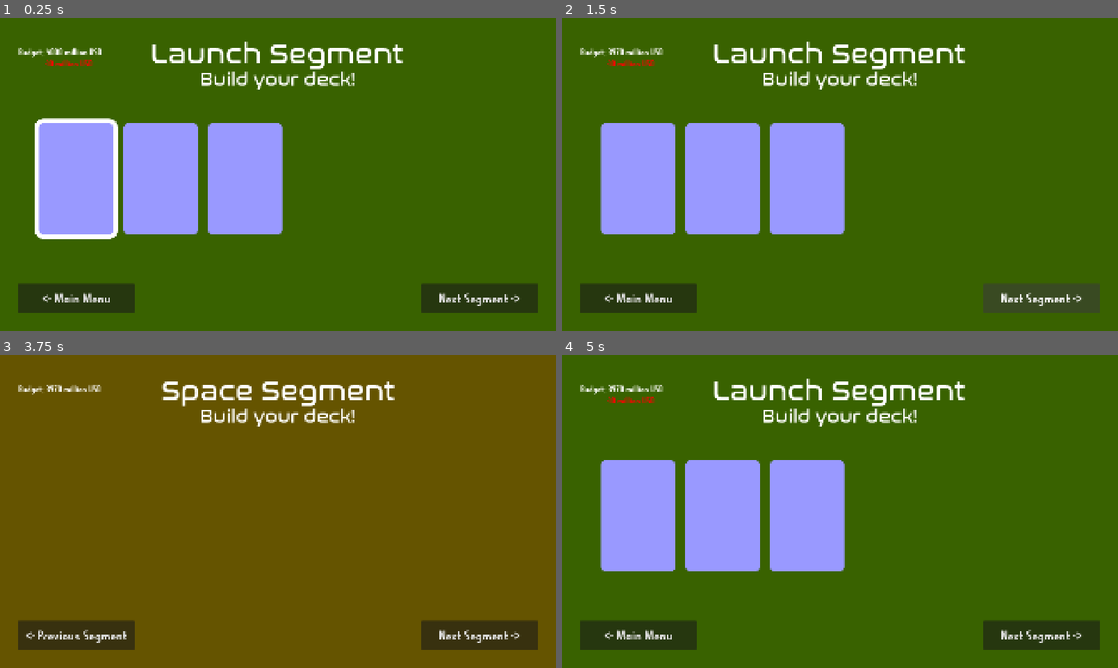
Above: before the commit, frames 1-4 (two rows, left to right).
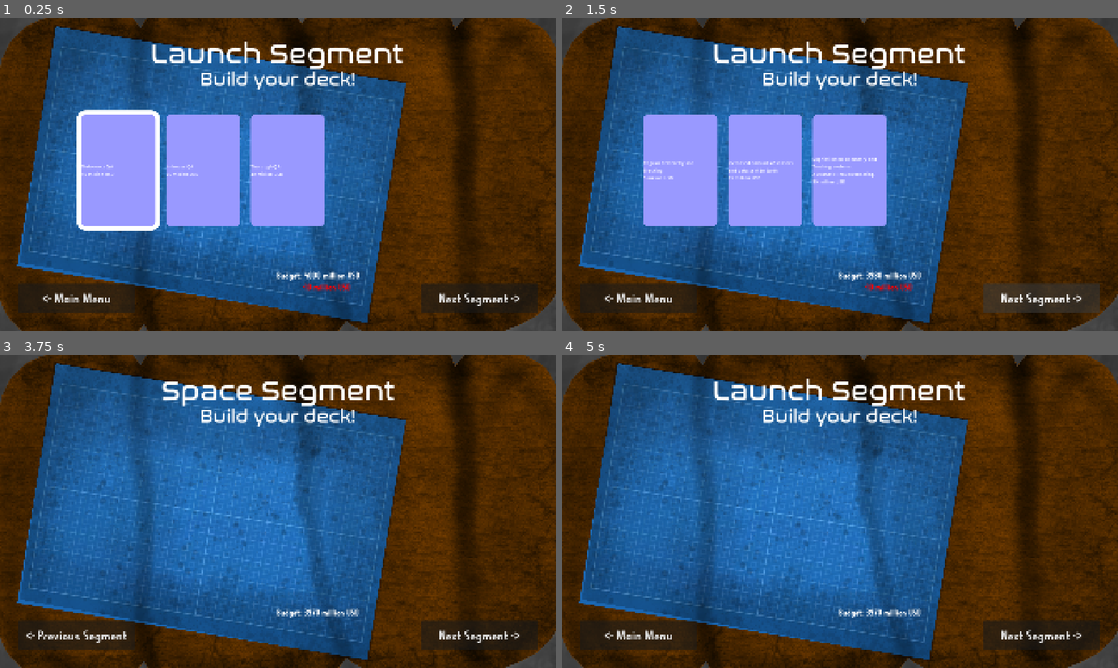
Above: after the commit, the same moments.

Repository: Argentumic/smdg
Game: Godot game, scene res://main.tscn
The game is run twice, just before and just after one commit, with the same random seed, the same clock (stepped at 60 frames per second) and the same inputs. The engine's default icon, where the game draws it, is replaced by a stand-in: a white triangle on a blue panel in a dark square.
Inputs:
- Up to frame 1 (0.25 s): no input
- Up to frame 2 (1.5 s): click "Next Segment ->" at 0.5 s; click "Next Segment ->" at 1.25 s
- Up to frame 3 (3.75 s): click "<- Previous Segment" at 2 s; click "<- Previous Segment" at 2.75 s; click "Next Segment ->" at 3.5 s
- Up to frame 4 (5 s): click "<- Previous Segment" at 4.25 s

The runs differ from the first frame. In frame 1, 88% of the frame differs, in the area x 0-100%, y 0-100%; in frame 2, 88%; in frame 3, 95%; in frame 4, 97%.

Commit message:
pre card framework

Diff:
--- a/cards.gd
+++ b/Scripts/cards.gd
@@ -1,12 +1,7 @@
 extends HBoxContainer
 
 @onready var picked_card = $Card;
-@onready var cost: RichTextLabel = $"../Cost"
-
-# Called when the node enters the scene tree for the first time.
-func _ready() -> void:
-	next_card_set();
-
+@onready var cost: RichTextLabel = $"../../../Cost"
 
 # Called every frame. 'delta' is the elapsed time since the previous frame.
 func _process(delta: float) -> void:
@@ -17,7 +12,7 @@
 			card.higlight.visible = true
 			cost.text = str("[color=red]-", card.cost, " million USD")
 
-var phase:int = -1;
+var phase:int = 0;
 @onready var phase_cards = [[$Card,$Card2,$Card3],[$Card4,$Card5,$Card6],[$Card7,$Card8,$Card9]]
 
 func next_card_set() -> bool:
@@ -26,9 +21,11 @@
 	if phase < len(phase_cards):
 		for arr in phase_cards:
 			for card in arr:
-				card.visible = false
+				card.visible = false;
 		for card in phase_cards[phase]:
 			card.visible = true;
-		return true
+		return true;
 	else:
-		return false
+		cost.clear();
+		visible = false;
+		return false;
--- a/space_mission_design.gd
+++ b/Scripts/space_mission_design.gd
@@ -9,13 +9,11 @@
 
 # Called every frame. 'delta' is the elapsed time since the previous frame.
 func _process(delta: float) -> void:
-	pass
+	$Budget.text = str("Budget: ",budget," million USD")
 
 @onready var launch_segment: Control = $LaunchSegment
 func _on_launch_segment_next_pressed() -> void:
-	if $LaunchSegment/BG/Cards.next_card_set():
-		$Budget.text = str("Budget: ",budget," million USD")
-	else:
+	if !$LaunchSegment/BG/Cards.next_card_set():
 		launch_segment.visible = false;
 
 @onready var space_segment: Control = $SpaceSegment
--- a/main.tscn
+++ b/main.tscn
@@ -1,18 +1,19 @@
 [gd_scene format=3 uid="uid://cxmpat2wmbsae"]
 
-[ext_resource type="Script" uid="uid://8xf0ebg7ooho" path="res://camera_3d.gd" id="1_0xm2m"]
+[ext_resource type="Script" uid="uid://8xf0ebg7ooho" path="res://Scripts/camera_3d.gd" id="1_0xm2m"]
 [ext_resource type="Texture2D" uid="uid://b1edygjakmxqd" path="res://icon.svg" id="1_ig7tw"]
 [ext_resource type="PackedScene" uid="uid://drc7xcxfrgmd6" path="res://3dModels/earth/scene.gltf" id="2_dg77c"]
-[ext_resource type="Texture2D" uid="uid://ch7my7c3d2mxk" path="res://stars.png" id="2_efxa6"]
-[ext_resource type="Script" uid="uid://cxq1l4u3ooxv7" path="res://rocket.gd" id="3_h2yge"]
-[ext_resource type="Script" uid="uid://c1noexiybov1v" path="res://progress.gd" id="4_1bvp3"]
-[ext_resource type="FontFile" uid="uid://bv1h1ih311a11" path="res://Nasalization Rg.otf" id="5_7mycd"]
-[ext_resource type="Script" uid="uid://xn3k40htoew8" path="res://space_mission_design.gd" id="5_272bh"]
+[ext_resource type="Texture2D" uid="uid://ch7my7c3d2mxk" path="res://Textures/stars.png" id="2_efxa6"]
+[ext_resource type="Script" uid="uid://cxq1l4u3ooxv7" path="res://Scripts/rocket.gd" id="3_h2yge"]
+[ext_resource type="Script" uid="uid://c1noexiybov1v" path="res://Scripts/progress.gd" id="4_1bvp3"]
+[ext_resource type="FontFile" uid="uid://bv1h1ih311a11" path="res://Fonts/Nasalization Rg.otf" id="5_7mycd"]
+[ext_resource type="Script" uid="uid://xn3k40htoew8" path="res://Scripts/space_mission_design.gd" id="5_272bh"]
 [ext_resource type="Theme" uid="uid://brkhbiirf1aky" path="res://theme.tres" id="6_272bh"]
 [ext_resource type="PackedScene" uid="uid://mslhv6tpkh12" path="res://3dModels/sun/sun.gltf" id="6_ycdy4"]
-[ext_resource type="Script" uid="uid://brbdx40ewd1mj" path="res://cards.gd" id="8_4c57u"]
-[ext_resource type="FontFile" uid="uid://dhgrqh1hmvb3d" path="res://Fragile Bombers.otf" id="8_5vw27"]
-[ext_resource type="Script" uid="uid://c6jjxnov5p2jb" path="res://card.gd" id="8_kek77"]
+[ext_resource type="Script" uid="uid://brbdx40ewd1mj" path="res://Scripts/cards.gd" id="8_4c57u"]
+[ext_resource type="FontFile" uid="uid://dhgrqh1hmvb3d" path="res://Fonts/Fragile Bombers.otf" id="8_5vw27"]
+[ext_resource type="Script" uid="uid://c6jjxnov5p2jb" path="res://Scripts/card.gd" id="8_kek77"]
+[ext_resource type="Texture2D" uid="uid://dalpho2e5oiwb" path="res://Textures/table.png" id="11_w48qg"]
 
 [sub_resource type="StandardMaterial3D" id="StandardMaterial3D_mti6b"]
 disable_ambient_light = true
@@ -95,14 +96,14 @@
 grow_horizontal = 2
 grow_vertical = 2
 
-[node name="BG" type="ColorRect" parent="SpaceMissionDesign/UserSegment" unique_id=443385952]
-layout_mode = 1
-anchors_preset = 15
-anchor_right = 1.0
-anchor_bottom = 1.0
-grow_horizontal = 2
-grow_vertical = 2
-color = Color(0.637552, 0, 0.082606696, 1)
+[node name="BG" type="TextureRect" parent="SpaceMissionDesign/UserSegment" unique_id=1962189449]
+layout_mode = 1
+anchors_preset = 15
+anchor_right = 1.0
+anchor_bottom = 1.0
+grow_horizontal = 2
+grow_vertical = 2
+texture = ExtResource("11_w48qg")
 
 [node name="Title" type="RichTextLabel" parent="SpaceMissionDesign/UserSegment/BG" unique_id=1207610895]
 layout_mode = 1
@@ -173,14 +174,14 @@
 grow_horizontal = 2
 grow_vertical = 2
 
-[node name="BG" type="ColorRect" parent="SpaceMissionDesign/GroundSegment" unique_id=194671940]
-layout_mode = 1
-anchors_preset = 15
-anchor_right = 1.0
-anchor_bottom = 1.0
-grow_horizontal = 2
-grow_vertical = 2
-color = Color(0.5484931, 0.2175765, 0, 1)
+[node name="BG" type="TextureRect" parent="SpaceMissionDesign/GroundSegment" unique_id=806431313]
+layout_mode = 1
+anchors_preset = 15
+anchor_right = 1.0
+anchor_bottom = 1.0
+grow_horizontal = 2
+grow_vertical = 2
+texture = ExtResource("11_w48qg")
 
 [node name="Title" type="RichTextLabel" parent="SpaceMissionDesign/GroundSegment/BG" unique_id=1763033849]
 layout_mode = 1
@@ -251,14 +252,14 @@
 grow_horizontal = 2
 grow_vertical = 2
 
-[node name="BG" type="ColorRect" parent="SpaceMissionDesign/SpaceSegment" unique_id=1316980955]
-layout_mode = 1
-anchors_preset = 15
-anchor_right = 1.0
-anchor_bottom = 1.0
-grow_horizontal = 2
-grow_vertical = 2
-color = Color(0.3960673, 0.32936078, 0, 1)
+[node name="BG" type="TextureRect" parent="SpaceMissionDesign/SpaceSegment" unique_id=408953206]
+layout_mode = 1
+anchors_preset = 15
+anchor_right = 1.0
+anchor_bottom = 1.0
+grow_horizontal = 2
+grow_vertical = 2
+texture = ExtResource("11_w48qg")
 
 [node name="Title" type="RichTextLabel" parent="SpaceMissionDesign/SpaceSegment/BG" unique_id=2093708545]
 layout_mode = 1
@@ -329,14 +330,14 @@
 grow_horizontal = 2
 grow_vertical = 2
 
-[node name="BG" type="ColorRect" parent="SpaceMissionDesign/LaunchSegment" unique_id=904940294]
-layout_mode = 1
-anchors_preset = 15
-anchor_right = 1.0
-anchor_bottom = 1.0
-grow_horizontal = 2
-grow_vertical = 2
-color = Color(0.224644, 0.38654384, 0, 1)
+[node name="BG" type="TextureRect" parent="SpaceMissionDesign/LaunchSegment" unique_id=396435224]
+layout_mode = 1
+anchors_preset = 15
+anchor_right = 1.0
+anchor_bottom = 1.0
+grow_horizontal = 2
+grow_vertical = 2
+texture = ExtResource("11_w48qg")
 
 [node name="Title" type="RichTextLabel" parent="SpaceMissionDesign/LaunchSegment/BG" unique_id=930192402]
 layout_mode = 1
@@ -401,10 +402,10 @@
 
 [node name="Cards" type="HBoxContainer" parent="SpaceMissionDesign/LaunchSegment/BG" unique_id=892247670]
 layout_mode = 0
-offset_left = 119.0
-offset_top = 347.0
-offset_right = 1035.0
-offset_bottom = 857.0
+offset_left = 265.0
+offset_top = 318.0
+offset_right = 1181.0
+offset_bottom = 828.0
 script = ExtResource("8_4c57u")
 
 [node name="Card" type="Control" parent="SpaceMissionDesign/LaunchSegment/BG/Cards" unique_id=1144806962]
@@ -443,6 +444,11 @@
 mouse_filter = 1
 theme_override_styles/panel = SubResource("StyleBoxFlat_mti6b")
 
+[node name="Label" type="Label" parent="SpaceMissionDesign/LaunchSegment/BG/Cards/Card/Card" unique_id=1170627957]
+layout_mode = 2
+text = "Outsource QA
+10 million USD"
+
 [node name="Card2" type="Control" parent="SpaceMissionDesign/LaunchSegment/BG/Cards" unique_id=1471873966]
 custom_minimum_size = Vector2(288, 416)
 custom_maximum_size = Vector2(288, 416)
@@ -479,6 +485,11 @@
 mouse_filter = 1
 theme_override_styles/panel = SubResource("StyleBoxFlat_mti6b")
 
+[node name="Label" type="Label" parent="SpaceMissionDesign/LaunchSegment/BG/Cards/Card2/Card" unique_id=1394005331]
+layout_mode = 2
+text = "In-house QA
+25 million USD"
+
 [node name="Card3" type="Control" parent="SpaceMissionDesign/LaunchSegment/BG/Cards" unique_id=862980537]
 custom_minimum_size = Vector2(288, 416)
 custom_maximum_size = Vector2(288, 416)
@@ -515,14 +526,20 @@
 mouse_filter = 1
 theme_override_styles/panel = SubResource("StyleBoxFlat_mti6b")
 
+[node name="Label" type="Label" parent="SpaceMissionDesign/LaunchSegment/BG/Cards/Card3/Card" unique_id=807800506]
+layout_mode = 2
+text = "Thorough QA
+40 million USD"
+
 [node name="Card4" type="Control" parent="SpaceMissionDesign/LaunchSegment/BG/Cards" unique_id=1455473869]
+visible = false
 custom_minimum_size = Vector2(288, 416)
 custom_maximum_size = Vector2(288, 416)
 layout_mode = 2
 tooltip_text = "Thorough QA
 40 million USD"
 script = ExtResource("8_kek77")
-cost = 40
+cost = 3
 
 [node name="Panel" type="Panel" parent="SpaceMissionDesign/LaunchSegment/BG/Cards/Card4" unique_id=1867363584]
 visible = false
@@ -551,14 +568,20 @@
 mouse_filter = 1
 theme_override_styles/panel = SubResource("StyleBoxFlat_mti6b")
 
+[node name="Label" type="Label" parent="SpaceMissionDesign/LaunchSegment/BG/Cards/Card4/Card" unique_id=759590221]
+layout_mode = 2
+text = "Standard payload assembly
+3 million USD"
+
 [node name="Card5" type="Control" parent="SpaceMissionDesign/LaunchSegment/BG/Cards" unique_id=2004798087]
+visible = false
 custom_minimum_size = Vector2(288, 416)
 custom_maximum_size = Vector2(288, 416)
 layout_mode = 2
 tooltip_text = "Thorough QA
 40 million USD"
 script = ExtResource("8_kek77")
-cost = 40
+cost = 12
 
 [node name="Panel" type="Panel" parent="SpaceMissionDesign/LaunchSegment/BG/Cards/Card5" unique_id=110576927]
 visible = false
@@ -587,14 +610,21 @@
 mouse_filter = 1
 theme_override_styles/panel = SubResource("StyleBoxFlat_mti6b")
 
+[node name="Label" type="Label" parent="SpaceMissionDesign/LaunchSegment/BG/Cards/Card5/Card" unique_id=327895596]
+layout_mode = 2
+text = "ISO-8 cleanroom payload
+assembly
+12 million USD"
+
 [node name="Card6" type="Control" parent="SpaceMissionDesign/LaunchSegment/BG/Cards" unique_id=2108766152]
+visible = false
 custom_minimum_size = Vector2(288, 416)
 custom_maximum_size = Vector2(288, 416)
 layout_mode = 2
 tooltip_text = "Thorough QA
 40 million USD"
 script = ExtResource("8_kek77")
-cost = 40
+cost = 20
 
 [node name="Panel" type="Panel" parent="SpaceMissionDesign/LaunchSegment/BG/Cards/Card6" unique_id=1297039756]
 visible = false
@@ -623,14 +653,21 @@
 mouse_filter = 1
 theme_override_styles/panel = SubResource("StyleBoxFlat_mti6b")
 
+[node name="Label" type="Label" parent="SpaceMissionDesign/LaunchSegment/BG/Cards/Card6/Card" unique_id=47704209]
+layout_mode = 2
+text = "Ultra clean ISO-5 cleanroom
+payload assembly
+20 million USD"
+
 [node name="Card7" type="Control" parent="SpaceMissionDesign/LaunchSegment/BG/Cards" unique_id=592972468]
+visible = false
 custom_minimum_size = Vector2(288, 416)
 custom_maximum_size = Vector2(288, 416)
 layout_mode = 2
 tooltip_text = "Thorough QA
 40 million USD"
 script = ExtResource("8_kek77")
-cost = 40
+cost = 5
 
 [node name="Panel" type="Panel" parent="SpaceMissionDesign/LaunchSegment/BG/Cards/Card7" unique_id=1378167187]
 visible = false
@@ -659,14 +696,21 @@
 mouse_filter = 1
 theme_override_styles/panel = SubResource("StyleBoxFlat_mti6b")
 
+[node name="Label" type="Label" parent="SpaceMissionDesign/LaunchSegment/BG/Cards/Card7/Card" unique_id=849037794]
+layout_mode = 2
+text = "Regular Telemetry and
+Tracking
+5 million USD"
+
 [node name="Card8" type="Control" parent="SpaceMissionDesign/LaunchSegment/BG/Cards" unique_id=1929027516]
+visible = false
 custom_minimum_size = Vector2(288, 416)
 custom_maximum_size = Vector2(288, 416)
 layout_mode = 2
 tooltip_text = "Thorough QA
 40 million USD"
 script = ExtResource("8_kek77")
-cost = 40
+cost = 15
 
 [node name="Panel" type="Panel" parent="SpaceMissionDesign/LaunchSegment/BG/Cards/Card8" unique_id=486299276]
 visible = false
@@ -695,14 +739,21 @@
 mouse_filter = 1
 theme_override_styles/panel = SubResource("StyleBoxFlat_mti6b")
 
+[node name="Label" type="Label" parent="SpaceMissionDesign/LaunchSegment/BG/Cards/Card8/Card" unique_id=1578471953]
+layout_mode = 2
+text = "Increased amount of sensors
+and data sent to Earth
+15 million USD"
+
 [node name="Card9" type="Control" parent="SpaceMissionDesign/LaunchSegment/BG/Cards" unique_id=1948047927]
+visible = false
 custom_minimum_size = Vector2(288, 416)
 custom_maximum_size = Vector2(288, 416)
 layout_mode = 2
 tooltip_text = "Thorough QA
 40 million USD"
 script = ExtResource("8_kek77")
-cost = 40
+cost = 30
 
 [node name="Panel" type="Panel" parent="SpaceMissionDesign/LaunchSegment/BG/Cards/Card9" unique_id=1389990381]
 visible = false
@@ -731,12 +782,29 @@
 mouse_filter = 1
 theme_override_styles/panel = SubResource("StyleBoxFlat_mti6b")
 
-[node name="Cost" type="RichTextLabel" parent="SpaceMissionDesign/LaunchSegment/BG" unique_id=997215543]
-layout_mode = 0
-offset_left = 122.0
-offset_top = 136.0
-offset_right = 353.0
-offset_bottom = 181.0
+[node name="Label" type="Label" parent="SpaceMissionDesign/LaunchSegment/BG/Cards/Card9/Card" unique_id=732609143]
+layout_mode = 2
+text = "Sophisticated Telemetry and
+Tracking systems.
+Automatic Troubleshooting.
+30 million USD"
+
+[node name="Budget" type="RichTextLabel" parent="SpaceMissionDesign" unique_id=1872576450]
+offset_left = 955.0
+offset_top = 867.0
+offset_right = 1299.0
+offset_bottom = 912.0
+theme_override_fonts/normal_font = ExtResource("8_5vw27")
+theme_override_font_sizes/normal_font_size = 32
+text = "Budget: 4000 million USD"
+fit_content = true
+scroll_active = false
+
+[node name="Cost" type="RichTextLabel" parent="SpaceMissionDesign" unique_id=997215543]
+offset_left = 1013.0
+offset_top = 907.0
+offset_right = 1244.0
+offset_bottom = 952.0
 theme_override_fonts/normal_font = ExtResource("8_5vw27")
 theme_override_font_sizes/normal_font_size = 32
 bbcode_enabled = true
@@ -744,17 +812,6 @@
 fit_content = true
 scroll_active = false
 horizontal_alignment = 1
-
-[node name="Budget" type="RichTextLabel" parent="SpaceMissionDesign" unique_id=1872576450]
-offset_left = 64.0
-offset_top = 96.0
-offset_right = 408.0
-offset_bottom = 141.0
-theme_override_fonts/normal_font = ExtResource("8_5vw27")
-theme_override_font_sizes/normal_font_size = 32
-text = "Budget: 4000 million USD"
-fit_content = true
-scroll_active = false
 
 [connection signal="pressed" from="SpaceMissionDesign/UserSegment/BG/Next" to="SpaceMissionDesign" method="_on_user_segment_next_pressed"]
 [connection signal="pressed" from="SpaceMissionDesign/UserSegment/BG/Previous" to="SpaceMissionDesign" method="_on_user_segment_previous_pressed"]
--- a/theme.tres
+++ b/theme.tres
@@ -1,6 +1,6 @@
 [gd_resource type="Theme" format=3 uid="uid://brkhbiirf1aky"]
 
-[ext_resource type="FontFile" uid="uid://dhgrqh1hmvb3d" path="res://Fragile Bombers.otf" id="1_e1x85"]
+[ext_resource type="FontFile" uid="uid://dhgrqh1hmvb3d" path="res://Fonts/Fragile Bombers.otf" id="1_e1x85"]
 
 [sub_resource type="StyleBoxFlat" id="StyleBoxFlat_cjfk0"]
 content_margin_left = 4.0
Renamed: Fragile Bombers.otf -> Fonts/Fragile Bombers.otf
Not shown, changed: Fonts/Fragile Bombers.otf.import
Renamed: Nasalization Rg.otf -> Fonts/Nasalization Rg.otf
Not shown, changed: Fonts/Nasalization Rg.otf.import
Renamed: camera_3d.gd -> Scripts/camera_3d.gd
Renamed: camera_3d.gd.uid -> Scripts/camera_3d.gd.uid
Renamed: card.gd -> Scripts/card.gd
Renamed: card.gd.uid -> Scripts/card.gd.uid
Renamed: cards.gd.uid -> Scripts/cards.gd.uid
Renamed: progress.gd -> Scripts/progress.gd
Renamed: progress.gd.uid -> Scripts/progress.gd.uid
Renamed: rocket.gd -> Scripts/rocket.gd
(and 6 more such lines)
